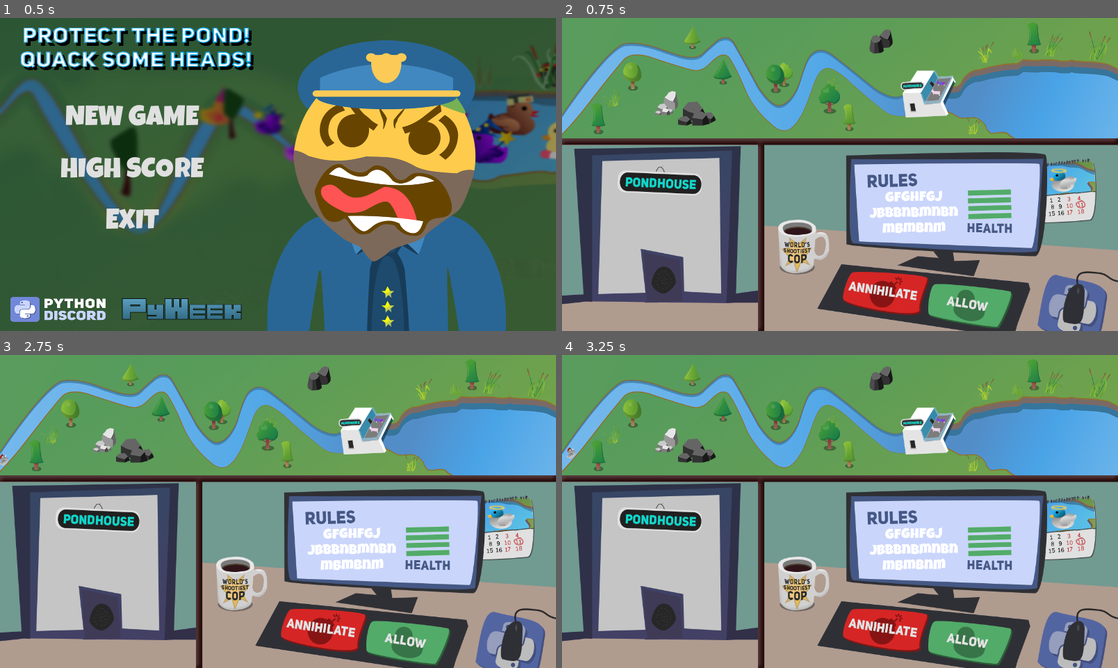
Above: before the commit, frames 1-4 (two rows, left to right).
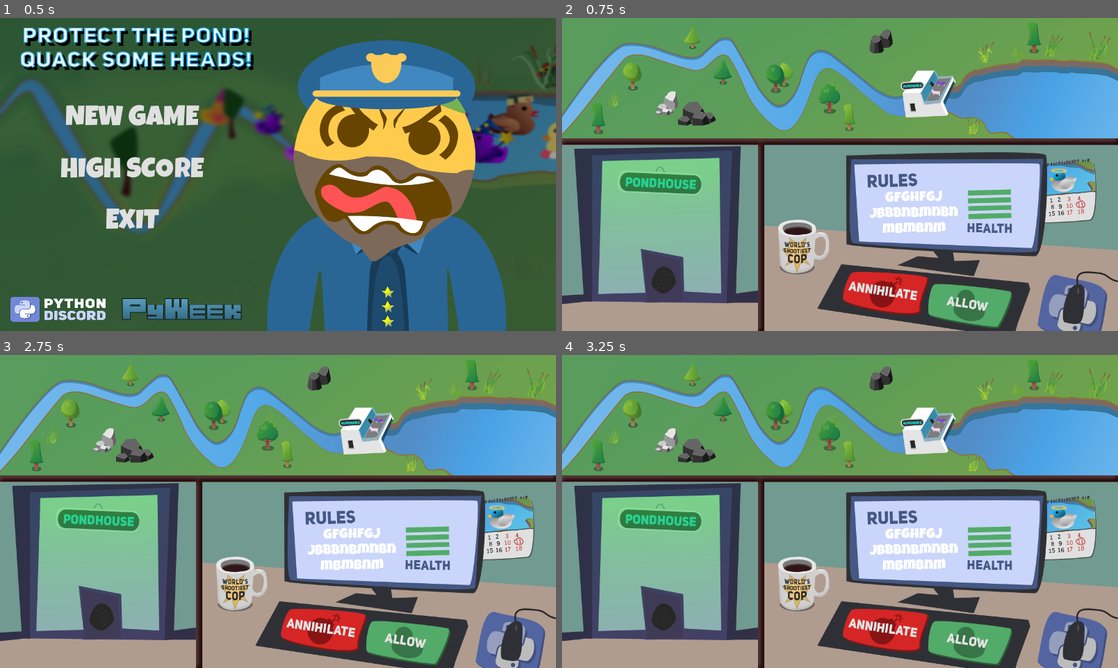
Above: after the commit, the same moments.

Repository: python-discord/protect-the-pond
Game: Godot game, scene res://src/scenes/Protect_The_Pond.tscn
The game is run twice, just before and just after one commit, with the same random seed, the same clock (stepped at 60 frames per second) and the same inputs.
Inputs (mouse positions are in pixels of both pictures, inside the frame that each line leads up to):
- Up to frame 1 (0.5 s): no input
- Up to frame 2 (0.75 s): click "NEW GAME" at 0.5 s
- Up to frame 3 (2.75 s): click (405, 642) at 1.25 s; click (328, 630) at 2 s
- Up to frame 4 (3.25 s): click (967, 642) at 2.75 s

Frame 1 is identical in both runs. In frame 2, 8.3% of the frame differs, in the area x 6-29%, y 44-89%; in frame 3, 8.3%, in the area x 0-29%, y 31-89%; in frame 4, 8.3%.

Commit message:
Unhindered transition between paths

Diff:
--- a/src/scenes/Ducky.tscn
+++ b/src/scenes/Ducky.tscn
@@ -5,39 +5,24 @@
 [ext_resource path="res://assets/duck-builder/silverduck templates/3 - gray ducky wing.png" type="Texture" id=3]
 [ext_resource path="res://assets/duck-builder/silverduck templates/4 - gray ducky body.png" type="Texture" id=4]
 [ext_resource path="res://assets/duck-builder/silverduck templates/2 - gray ducky wing eye.png" type="Texture" id=5]
-
-[sub_resource type="GDScript" id=1]
-script/source = "extends KinematicBody2D
-var set_fixed_process
-var hat
-
-
-# Called when the node enters the scene tree for the first time.
-func _ready():
-	set_physics_process(true)
-	hat = TextureRect.new()
-	hat.texture = preload(\"res://assets/duck-builder/accessories/hats/beret.png\")
-	add_child(hat)
-
-
-func _physics_process(delta):
-	get_parent().set_offset(get_parent().get_offset() + (40*delta))
-"
+[ext_resource path="res://src/scripts/Ducky.gd" type="Script" id=6]
 
 [sub_resource type="CapsuleShape2D" id=2]
 radius = 286.383
 height = 30.5468
 
-[node name="Sprite" type="KinematicBody2D"]
+[node name="DuckPathed" type="PathFollow2D"]
+loop = false
+script = ExtResource( 6 )
+
+[node name="Ducky" type="KinematicBody2D" parent="."]
 position = Vector2( 13, -19.5 )
 scale = Vector2( -0.05, 0.05 )
-motion/sync_to_physics = true
-script = SubResource( 1 )
 __meta__ = {
 "_edit_group_": true
 }
 
-[node name="Beak" type="TextureRect" parent="."]
+[node name="Beak" type="TextureRect" parent="Ducky"]
 margin_right = 40.0
 margin_bottom = 40.0
 texture = ExtResource( 1 )
@@ -45,7 +30,7 @@
 "_edit_use_anchors_": false
 }
 
-[node name="Body" type="TextureRect" parent="."]
+[node name="Body" type="TextureRect" parent="Ducky"]
 margin_right = 40.0
 margin_bottom = 40.0
 texture = ExtResource( 4 )
@@ -53,7 +38,7 @@
 "_edit_use_anchors_": false
 }
 
-[node name="Wing" type="TextureRect" parent="."]
+[node name="Wing" type="TextureRect" parent="Ducky"]
 margin_right = 40.0
 margin_bottom = 40.0
 texture = ExtResource( 3 )
@@ -61,7 +46,7 @@
 "_edit_use_anchors_": false
 }
 
-[node name="WingEye" type="TextureRect" parent="."]
+[node name="WingEye" type="TextureRect" parent="Ducky"]
 margin_right = 40.0
 margin_bottom = 40.0
 texture = ExtResource( 5 )
@@ -69,7 +54,7 @@
 "_edit_use_anchors_": false
 }
 
-[node name="Eye" type="TextureRect" parent="."]
+[node name="Eye" type="TextureRect" parent="Ducky"]
 margin_left = 14.8651
 margin_top = 7.43256
 margin_right = 513.865
@@ -79,10 +64,10 @@
 "_edit_use_anchors_": false
 }
 
-[node name="CollisionShape2D" type="CollisionShape2D" parent="."]
+[node name="CollisionShape2D" type="CollisionShape2D" parent="Ducky"]
 position = Vector2( 251.804, 395.666 )
 shape = SubResource( 2 )
 
-[node name="VisibilityNotifier2D" type="VisibilityNotifier2D" parent="."]
+[node name="VisibilityNotifier2D" type="VisibilityNotifier2D" parent="Ducky"]
 position = Vector2( 262.785, 389.061 )
 scale = Vector2( 26.4688, 23.3438 )
--- a/src/scenes/GameCanvas.tscn
+++ b/src/scenes/GameCanvas.tscn
@@ -23,6 +23,19 @@
 "points": PoolVector2Array( 0, 0, 0, 0, 937.688, 196.627, 0, 0, 0, 0, 974.553, 218.627, 0, 0, 0, 0, 1032.82, 241.222, 0 …(682 unchanged characters)…
 }
 
+[sub_resource type="Curve2D" id=4]
+_data = {
+"points": PoolVector2Array( 0, 0, 0, 0, -5, 501.5, 0, 0, 0, 0, 19, 471.5, 0, 0, 0, 0, 65, 507.5, 0, 0, 0, 0, 99, 471.5, 0, 0, 0, 0, 153, 507.5, 0, 0, 0, 0, 189, 467.5, 0, 0, 0, 0, 235, 503.5, 0, 0, 0, 0, 277, 475.5, 0, 0, 0, 0, 301.912, 504.919, 0, 0, 0, 0, 336.696, 473.952 )
+}
+
+[sub_resource type="Gradient" id=7]
+offsets = PoolRealArray( 0, 0.890323 )
+colors = PoolColorArray( 0.184314, 0.545098, 0.580392, 0.368627, 0.243137, 0.847059, 0.34902, 0.54902 )
+
+[sub_resource type="GradientTexture" id=6]
+gradient = SubResource( 7 )
+width = 500
+
 [sub_resource type="DynamicFont" id=3]
 size = 32
 font_data = ExtResource( 5 )
@@ -31,8 +44,11 @@
 script = ExtResource( 6 )
 
 [node name="Background" type="TextureRect" parent="."]
+light_mask = 0
 anchor_right = 1.0
 anchor_bottom = 1.0
+margin_right = 1280.0
+margin_bottom = 720.0
 texture = ExtResource( 8 )
 __meta__ = {
 "_edit_use_anchors_": true
@@ -44,12 +60,33 @@
 [node name="Pond" type="Path2D" parent="."]
 curve = SubResource( 2 )
 
+[node name="PondHousePath" type="Path2D" parent="."]
+position = Vector2( 15.8874, -223.125 )
+scale = Vector2( 0.977477, 1.55 )
+curve = SubResource( 4 )
+
 [node name="Pondhouse" type="TextureRect" parent="."]
 margin_left = 771.943
 margin_top = 112.68
 margin_right = 917.943
 margin_bottom = 232.68
 texture = ExtResource( 9 )
+__meta__ = {
+"_edit_use_anchors_": false
+}
+
+[node name="Window" type="TextureRect" parent="."]
+anchor_left = 0.041
+anchor_top = 0.403
+anchor_right = 0.312
+anchor_bottom = 0.917
+margin_left = -10.48
+margin_top = 365.84
+margin_right = -9.36002
+margin_bottom = 363.76
+rect_rotation = -90.8425
+texture = SubResource( 6 )
+expand = true
 __meta__ = {
 "_edit_use_anchors_": false
 }
--- a/src/scenes/GameNode.tscn
+++ b/src/scenes/GameNode.tscn
@@ -15,10 +15,7 @@
 # Called to add another ducky to the river
 func _on_DuckTimer_timeout():
 	var ducky = Ducky.instance()
-	var path = PathFollow2D.new()
-	path.loop = false
-	path.add_child(ducky)
-	$Game/River.add_child(path)
+	$Game/River.add_child(ducky)
 "
 
 [node name="GameNode" type="Node2D"]
@@ -28,5 +25,5 @@
 [node name="Game" parent="." instance=ExtResource( 2 )]
 
 [node name="DuckTimer" type="Timer" parent="."]
-wait_time = 2.0
+wait_time = 5.0
 [connection signal="timeout" from="DuckTimer" to="." method="_on_DuckTimer_timeout"]
--- a/src/scripts/Ducky.gd
+++ b/src/scripts/Ducky.gd
@@ -1,19 +1,59 @@
-extends KinematicBody2D
-var set_fixed_process
+extends PathFollow2D
+
+signal river_end
+signal teller_end
+
 var hat
 
 
 # Called when the node enters the scene tree for the first time.
-func _ready():
+func _init():
 	set_physics_process(true)
 	hat = TextureRect.new()
 	hat.texture = preload("res://assets/duck-builder/accessories/hats/beret.png")
-	add_child(hat)
+
+
+func _ready():
+	randomize()
+	$Ducky.add_child(hat)
+
+func get_speed():
+	var location = get_parent().name
+	if location == 'River':
+		return 40
+	elif location == 'PondHousePath':
+		return 75
+	elif location == 'Pond':
+		return 60
 
 
 func _physics_process(delta):
-	get_parent().set_offset(get_parent().get_offset() + (40*delta))
+	var speed = get_speed()
+	self.set_offset(self.get_offset() + (speed*delta))
+
+	if get_parent().name == 'River' and self.unit_offset == 1:
+		emit_signal('river_end')
+		to_pondhouse()
+	elif get_parent().name == 'PondHousePath' and self.unit_offset == 1:
+		emit_signal('teller_end')
+		to_pond()
 
 
-func in_pond():
-	set_physics_process(false)
+func to_pondhouse():
+	var pondhouse = self.get_parent().get_parent().get_node('PondHousePath')
+	get_parent().remove_child(self)
+	self.scale = Vector2(7,7)
+	self.rotation_degrees = 0
+	self.set_offset(0)
+	self.rotate = false
+	pondhouse.add_child(self)
+
+
+func to_pond():
+	var pond = self.get_parent().get_parent().get_node('Pond')
+	get_parent().remove_child(self)
+	self.scale = Vector2(1,1)
+	self.rotation_degrees = 0
+	self.rotate = true
+	self.loop = true
+	pond.add_child(self)
--- a/src/scripts/GameCanvas.gd
+++ b/src/scripts/GameCanvas.gd
@@ -10,10 +10,8 @@
 func _on_Allow_pressed():
 	if $River.get_child_count():
 		var ducky = $River.get_child(0)
-		if ducky.get_offset() > 500:
-			$River.remove_child(ducky)
-			ducky.loop = true
-			$Pond.add_child(ducky)
+		if ducky.unit_offset > 0.9:
+			ducky.to_pondhouse()
 
 
 func _on_Deny_pressed():
Not shown: 1 places in src/scenes/GameCanvas.tscn that only renumber resources
